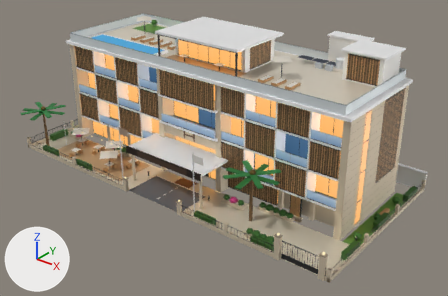
Renders of the glTF model docs/kits/almadies-district/glb/hotel-boutique.glb from each side of a commit.
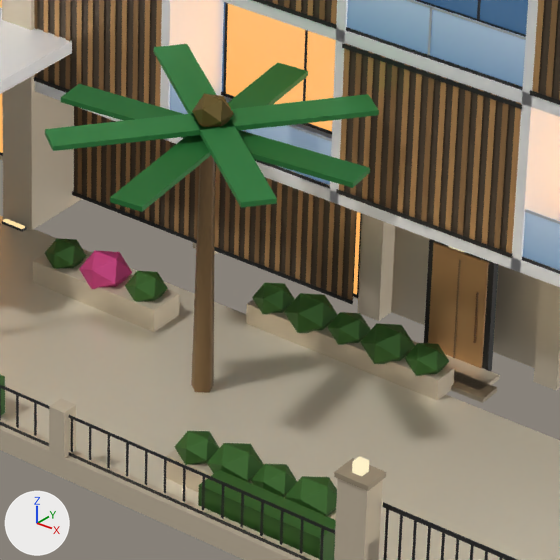
There are two pictures of each version: one whole from a camera (50 mm lens) standing at (44.3, -53.2, 36.3) and looking at (2.6, -1.1, 4.0), one close up on the part from 48% to 70% of the width and 52% to 85% of the height. Every picture has the same lights, and +X, +Y and +Z are marked at lower left. The first two pictures are the older version. Where no turn or scale is listed for an object, it has been applied to the vertices. Vertices at exactly the same position are counted once.
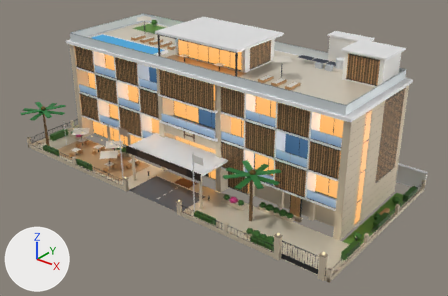
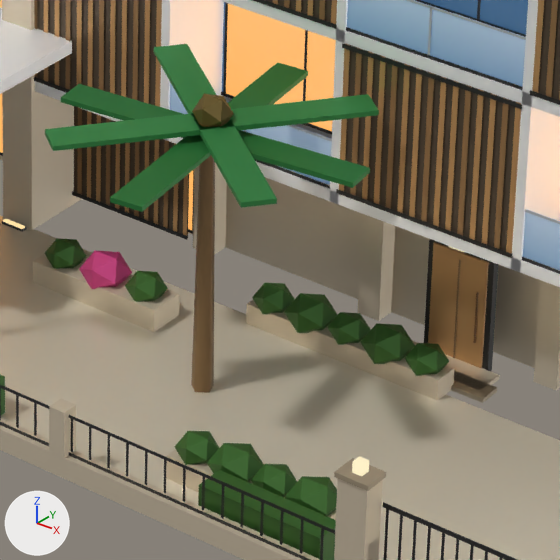
What differs and where, as boxes (x1, y1, x2, y2) in the close-ups (560 x 560 px; the box of a moved part takes in the faces that stretch with it):
part 1 of me_mesh_1, deleted (brown)
    before: (194, 164, 356, 300)
part 2 of me_mesh_1, moved or reshaped
    before: (72, 106, 362, 304)
    after: (72, 106, 194, 240)
part 3 of me_mesh_7, moved or reshaped (mostly hidden)
    before: (0, 0, 361, 294)
    after: (0, 0, 193, 230)

Patch to the scene script:
```diff
--- a/docs/kits/almadies-district/glb/hotel-boutique.glb.py
+++ b/docs/kits/almadies-district/glb/hotel-boutique.glb.py
@@ me_mesh_1 @@
 # used by ob_mesh_1; location = (0.0, 0.0, 0.0)
 # verts and faces of me_mesh_1; kept vertices keep their numbers, new ones are numbered from 4908
 # before: 3145 (11.7, -2.8, 3.0), 3146 (11.7, -2.8, 3.0), 3149 (11.7, -2.8, 0.3) at pixel (358, 298), 3150 (11.7, -2.8, 0.4), 3154 (11.6, -2.8, 0.3) at pixel (356, 297)
 # before: 3155 (11.6, -2.8, 3.0), 3169 (11.7, -3.0, 0.3) at pixel (352, 302), 3170 (11.7, -3.0, 3.0), 3289 (11.7, -3.1, 3.0), 3290 (11.7, -3.1, 3.0)
 # before: 3293 (11.7, -3.1, 0.3) at pixel (352, 304), 3294 (11.7, -3.1, 0.4) at pixel (352, 300)
-me_mesh_1.from_pydata(...)  # 4908 vertices, 3590 faces; spans x -23.0..23.0, y -11.2..11.1, z 0.1..17.2
+me_mesh_1.from_pydata(...)  # 4836 vertices, 3554 faces; spans x -23.0..23.0, y -11.2..11.1, z 0.1..17.2
+# me_mesh_1 part 1: 18 loose pieces with 72 vertices, spanning x 7.9..11.7, y -3.1..-2.8, z 0.3..3.0, are deleted
+# me_mesh_1 part 2
+for i in [3145, 3146, 3149, 3150, 3169, 3170, 3289, 3290, 3293, 3294]: verts[i] += (-4.0, 0.0, 0.0)
+verts[3154] = (7.7, -2.8, 0.3)  # moved, pixel (192, 233)
+verts[3155] = (7.7, -2.8, 3.0)  # moved
+# other edits to the shape of me_mesh_1 do not show in these pictures
 me_mesh_1.materials.append(mat_material_1)
@@ me_mesh_7 @@
 me_mesh_7.from_pydata(...)  # 158 vertices, 106 faces; spans x -20.4..20.4, y -2.8..9.9, z 0.2..16.6
 # used by ob_mesh_7; location = (0.0, 0.0, 0.0)
+# me_mesh_7 part 3: 16 of 158 vertices moved; they spanned x -4.7..11.7, y -2.8..-0.6, z 0.2..16.5 and now span x -18.9..7.7, y -2.8..8.4, z 0.2..16.5; mean shift (-3.6, 1.4, 0.4); largest move (4.7, -0.6, 13.9) -> (-18.9, 8.4, 4.1)
 me_mesh_7.materials.append(mat_material_7)
```
